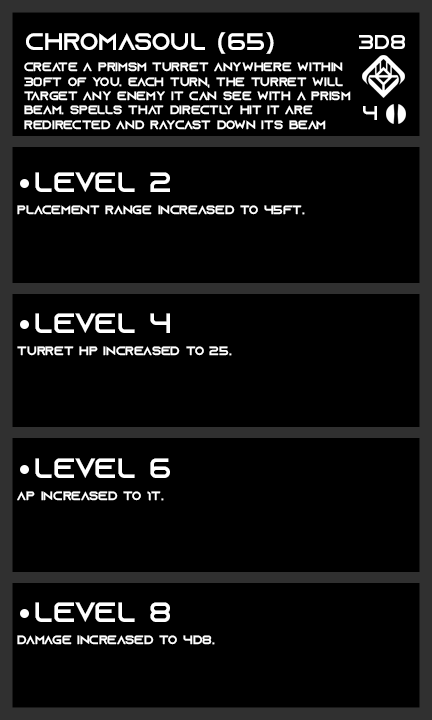
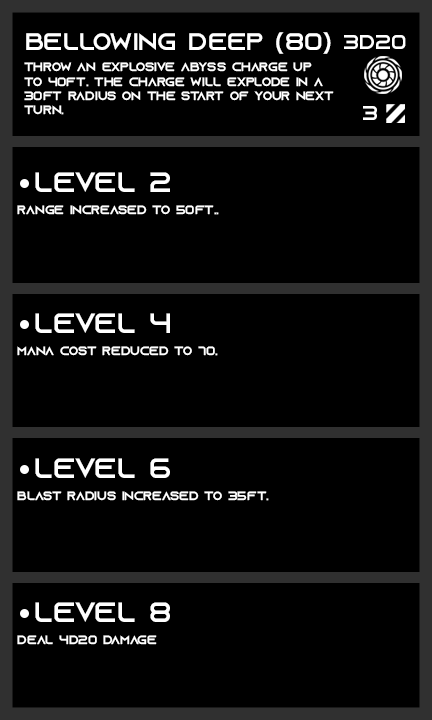
The second 432×720 image is a revision of the first. Changes to its layers:
showed "Anti Tank" over <box>386,104,405,123</box>
hid "Standard" over <box>386,104,406,124</box>
painted on "AP" over <box>363,106,377,120</box>
renamed "3d8" to "3d20", painted on it over <box>344,35,406,49</box>
painted on "archetype" over <box>24,62,351,130</box>
renamed "chromasoul (65)" to "bellowing deep (80)", painted on it over <box>26,32,331,54</box>
hid "prism" over <box>362,55,405,98</box>
showed "abyss" over <box>364,56,402,94</box>
renamed "placement range increased to 45ft." to "range increased to 50ft..", painted on it over <box>21,205,305,215</box>
renamed "turret hp increased to 25." to "mana cost reduced to 70.", painted on it over <box>17,346,232,356</box>
renamed "ap increased to 1t." to "blast radius increased to 35ft.", painted on it over <box>17,491,269,501</box>
renamed "damage increased to 4d8." to "deal 4d20 damage", painted on it over <box>26,635,215,645</box>